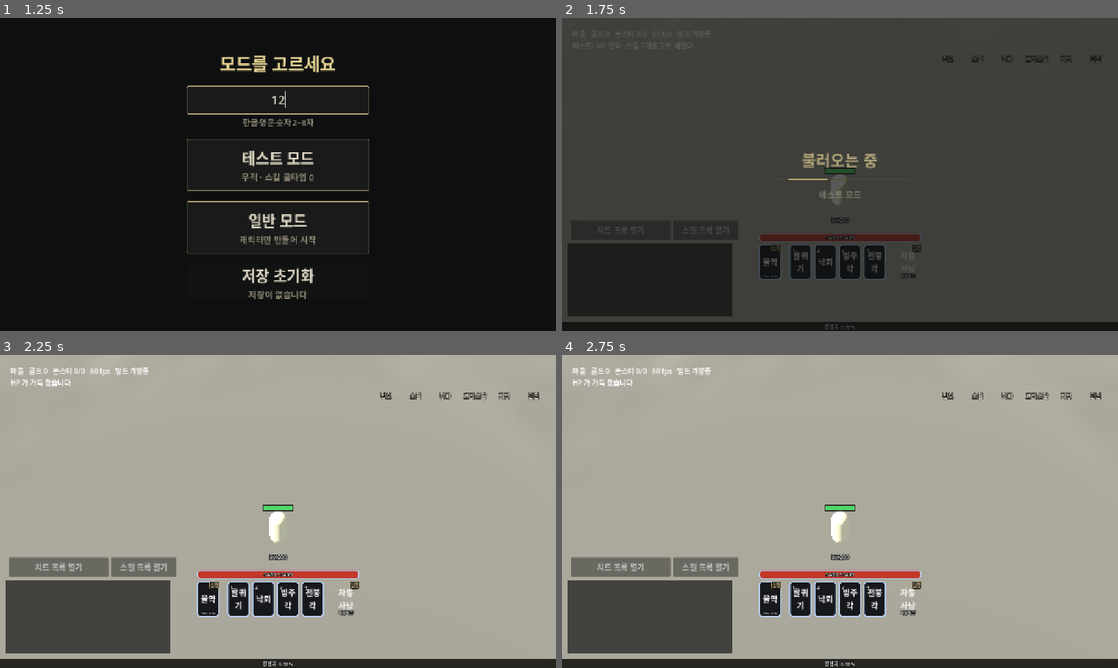
Above: before the commit, frames 1-4 (two rows, left to right).
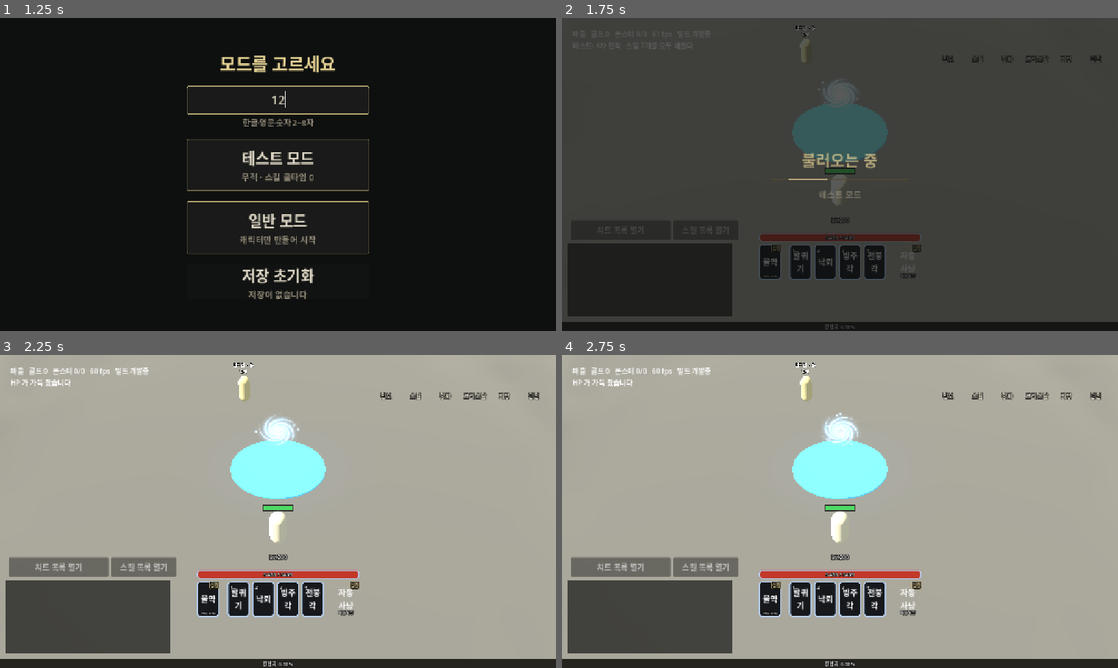
Above: after the commit, the same moments.

Repository: gogoalswo/MMORPG
Game: Godot game, scene res://start.tscn
Same seed, same stepped clock (60 frames per second), same inputs: the game is played once before the commit and once after it.
Inputs (mouse positions are in pixels of both pictures, inside the frame that each line leads up to):
- Up to frame 1 (1.25 s): click (278, 99) at 0.52 s; type "12" at 0.6 s
- Up to frame 2 (1.75 s): click (840, 165) at 1.27 s
- Up to frame 3 (2.25 s): click (205, 599) at 2 s
- Up to frame 4 (2.75 s): no input

Frame 1 is identical in both runs. In frame 2, 2.9% of the frame differs, in the area x 41-59%, y 2-46%; in frame 3, 3.2%; in frame 4, 3.2%.

Commit message:
마을 차원문을 맵 한가운데로, 전직관을 문 위 살짝 왼쪽으로
요청: "마을에서는 포탈이 맵 가운데 있게 변경해. NPC가 포탈 위에서 살짝 왼쪽에 있게".
- 마을 문 (0, 0) (VILLAGE_GATE_SPOT). 사냥터·던전은 (-18, -18) 그대로
- 문 자리에 설 수 없어 마을 도착 지점을 (0, 0) → (4, 4) 로 물림
- 전직관 레온 (7, 7) → (-6.5, -3.5): 화면 위 7m·왼쪽 2m. 아치(5.2m)에 안 가리게
- 테스트가 "마을 = (0, 0) 도착", "문 자리가 모든 존에서 같다" 를 전제하던 곳을 표에서 읽게 고침

Co-Authored-By: Claude Opus 5.5 <noreply@anthropic.com>
Claude-Session: https://claude.ai/code/session_01XXS6oCntntnPTD1hdZtvdq

Diff:
--- a/godot/data/zones.json
+++ b/godot/data/zones.json
@@ -190,14 +190,14 @@
       "size": 66,
       "spawns": {
         "default": [
-          0,
-          0
-        ]
-      },
-      "gate": {
-        "position": [
-          -18,
-          -18
+          4,
+          4
+        ]
+      },
+      "gate": {
+        "position": [
+          0,
+          0
         ],
         "radius": 2.6,
         "color": "#4aa8ff",
@@ -208,8 +208,8 @@
           "name": "전직관 레온",
           "job": "fighter",
           "look": "trainer",
-          "x": 7,
-          "z": 7,
+          "x": -6.5,
+          "z": -3.5,
           "role": "jobs",
           "title": "전직"
         }
--- a/godot/game/terrain.gd
+++ b/godot/game/terrain.gd
@@ -57,8 +57,8 @@
 		# 같은 날 맵을 다시 66(±29)으로 키웠다
 		"rim_top": 0.0,
 		"void": true,
-		# 차원문(-18, -18) 자리 — 광장 밖이라 굴곡을 눌러 둔다
-		"flats": [[-18, -18, 3.0]],
+		# 마을 차원문은 맵 한가운데(0, 0)라 광장(12) 안이다 — 따로 누를 자리가 없다 (2026-09-29)
+		"flats": [],
 	},
 	# 덤불숲 — 2026-09-28 "제안하는 방식으로 맵 하나 만들어 봐" (참고 그림: 리니지풍
 	# 어두운 숲 바닥). 광장 없이 흙길 하나가 차원문(-18, -18) → 도착 지점 → 무리
--- a/godot/tests/combat_test.gd
+++ b/godot/tests/combat_test.gd
@@ -120,6 +120,9 @@
 	w.open("village")
 	w.join("me")
 	var me: Dictionary = w.snapshot().players["me"]
+	# 마을 도착 지점은 문(한가운데)을 비켜 (4, 4)다 — 허수아비 자리를 재기 쉽게 한가운데에 세운다
+	me.x = 0.0
+	me.z = 0.0
 	var mobs: Array = w.snapshot().monsters
 	_eq("마을엔 몬스터가 없다", mobs.size(), 0)
 
@@ -153,6 +156,7 @@
 	var w2 := World.new()
 	w2.open("village")
 	w2.join("you")
+	w2.snapshot().players["you"].merge({"x": 0.0, "z": 0.0}, true)
 	var mobs2: Array = w2.snapshot().monsters
 	mobs2.append(mobs[0].duplicate())
 	w2.input_move("you", 1, -1.0, 0.0, 0.0)
@@ -168,6 +172,7 @@
 	var w3 := World.new()
 	w3.open("village")
 	w3.join("k")
+	w3.snapshot().players["k"].merge({"x": 0.0, "z": 0.0}, true)
 	var mobs3: Array = w3.snapshot().monsters
 	mobs3.append(mobs[0].duplicate())
 	mobs3[0].hp = 1
--- a/godot/tests/job_advance_test.gd
+++ b/godot/tests/job_advance_test.gd
@@ -245,8 +245,11 @@
 	await process_frame
 
 	var me: Dictionary = game._transport.snapshot().players[game._transport.my_id()]
-	me.x = 5.0
-	me.z = 7.0
+	# 전직관 옆에 선다 — 자리는 표에서 읽는다 (_village 와 같다)
+	for npc in game._transport.snapshot().npcs:
+		if str(npc.get("name", "")) == NPC:
+			me.x = float(npc.x) - 2.0
+			me.z = float(npc.z)
 	me.level = 70
 	me.job_tier = 1
 	game._transport.send(&"npc", {"name": NPC})
--- a/godot/tests/skill_test.gd
+++ b/godot/tests/skill_test.gd
@@ -62,6 +62,9 @@
 	w.open("village")
 	w.join("me")
 	var me: Dictionary = w.snapshot().players["me"]
+	# 마을 도착 지점은 문(한가운데)을 비켜 (4, 4)다 — 허수아비 자리를 재기 쉽게 한가운데에 세운다
+	me.x = 0.0
+	me.z = 0.0
 	# 스킬 판정을 보는 테스트다 — 전직 스킬(낙뢰·빙주각·천붕각)을 다 쓰게 3차까지 마쳐 둔다.
 	# 전직 잠금 자체는 job_advance_test 가 본다
 	me["job_tier"] = 3
--- a/godot/tests/ui_test.gd
+++ b/godot/tests/ui_test.gd
@@ -164,7 +164,12 @@
 	# 문 아치를 누르면 창이 열린다 — **멀리 서 있어도 바로** 열린다
 	# (2026-09-18 요청: "포탈까지 안 걸어가도 클릭하면 UI 열리게")
 	game._gate_panel.close_panel()
-	# 도착 지점 — 문에서 12.7m (맵이 ±12.5 라 더 멀리는 못 선다)
+	# 위에서 줄을 골라 사냥터로 넘어왔다 — 문 자리는 **지금 존**에서 읽는다. 마을만 문이
+	# 한가운데라 존마다 다르다 (2026-09-29). 서는 자리는 사냥터 도착 지점 — 문에서 25.5m
+	var here: Array = game._transport.snapshot().get("gate", {}).get("position", [0, 0])
+	gx = float(here[0])
+	gz = float(here[1])
+	me = game._transport.snapshot().players[game._transport.my_id()]
 	me.x = 0.0
 	me.z = 0.0
 	for i in 3:
--- a/godot/tests/world_test.gd
+++ b/godot/tests/world_test.gd
@@ -13,14 +13,17 @@
 	t.open(GameData.start_zone())
 
 	var start := _me(t)
-	_expect("시작 자리는 마을 스폰", Vector2(start.x, start.z), Vector2(0, 0))
+	# 마을 스폰은 문(한가운데)을 비켜 (4, 4)다 — 수치는 표에서 읽는다
+	var spawn: Array = GameData.zone(GameData.start_zone())["spawns"]["default"]
+	var spawn_at := Vector2(float(spawn[0]), float(spawn[1]))
+	_expect("시작 자리는 마을 스폰", Vector2(start.x, start.z), spawn_at)
 	_expect_text("존 이름", str(t.snapshot().get("zone")), "village")
 
 	# 1초어치 오른쪽 이동 (60틱). 4.6m/s 이므로 4.6m
 	for i in 60:
 		t.send(&"input", {"seq": i + 1, "dx": 1.0, "dz": 0.0, "dt": 1.0 / 60.0})
 	var after := _me(t)
-	_expect("1초 달리면 4.6m", Vector2(after.x, after.z), Vector2(4.6, 0.0))
+	_expect("1초 달리면 4.6m", Vector2(after.x, after.z), spawn_at + Vector2(4.6, 0.0))
 
 	# 같은 순번을 다시 보내면 무시한다 (지연 도착한 중복)
 	t.send(&"input", {"seq": 60, "dx": 1.0, "dz": 0.0, "dt": 1.0 / 60.0})
Not shown, changed: docs/features/job-advance.md
Not shown, changed: docs/features/npc-town.md
Not shown, changed: docs/features/world-zones.md
Not shown, changed: packages/shared/src/zones.test.ts
Not shown, changed: packages/shared/src/zones.ts
